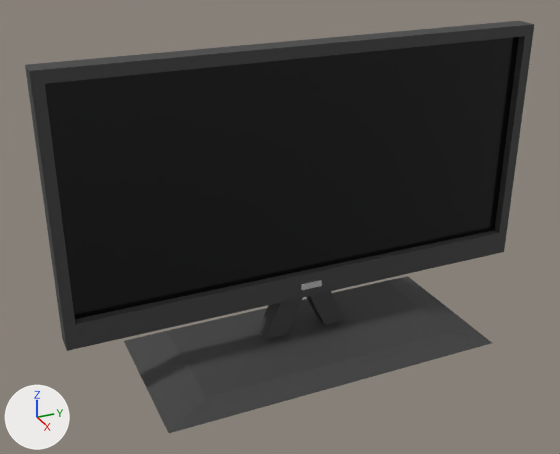
The FBX model Assets/StaticMeshes/Objects/SM_Monitor.fbx as it was, and as the next commit left it.
Both versions are drawn from a 50 mm lens placed at (0.1655, -0.064, 0.0925), pointed at (0.0369, -0.0061, 0.0282). The axes (+X, +Y, +Z) are drawn at lower left. The lights are the same throughout. Where no turn or scale is listed for an object, it has been applied to the vertices.
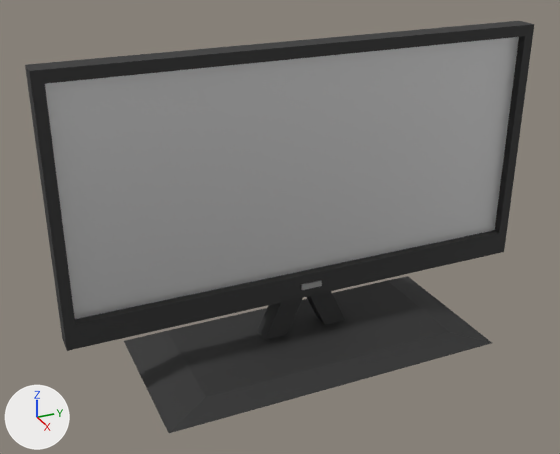
The newer file is also turned or shifted as a whole; pictures and numbers use the older file's frame.

Pixel boxes [x1, y1, x2, y2] of what changed, in the pictures (560 x 454 px):
part 1 of me_mesh, recoloured (black to white): [45, 37, 519, 319] in both

Edits to the bpy script that builds the scene:
```text
Add mat_blinn1_002:
    mat_blinn1_002 = principled_material('blinn1.002')
    mat_blinn1_002.base_color = (0.0523, 0.0523, 0.0523)  # black #414141
    mat_blinn1_002.metallic = 0.5
    mat_blinn1_002.roughness = 0.749
Add mat_standardsurface3_001:
    mat_standardsurface3_001 = principled_material('standardSurface3.001')
    mat_standardsurface3_001.base_color = (0.8, 0.8, 0.8)  # white #e7e7e7
    mat_standardsurface3_001.metallic = 1.0
    mat_standardsurface3_001.roughness = 0.553
Change me_mesh:
    where me_mesh.from_pydata(...)  # 40 vertices, 37 faces; spans x -0.0024..0.0024, y -0.0501..0.0501, z -0.0274..0.0245
    used by ob_pcube1; location = (0.0368, -0.0001, 0.0397)
    remove me_mesh.materials.append(mat_blinn1)  # black #414141
    me_mesh part 1: all 4 faces centred in x 0.0006, y -0.024..0.024, z -0.0111..0.0112 switch from mat_standardsurface3 (black #000000) to mat_standardsurface3_001 (white #e7e7e7)
    add me_mesh.materials.append(mat_blinn1_002)  # black #414141
```
